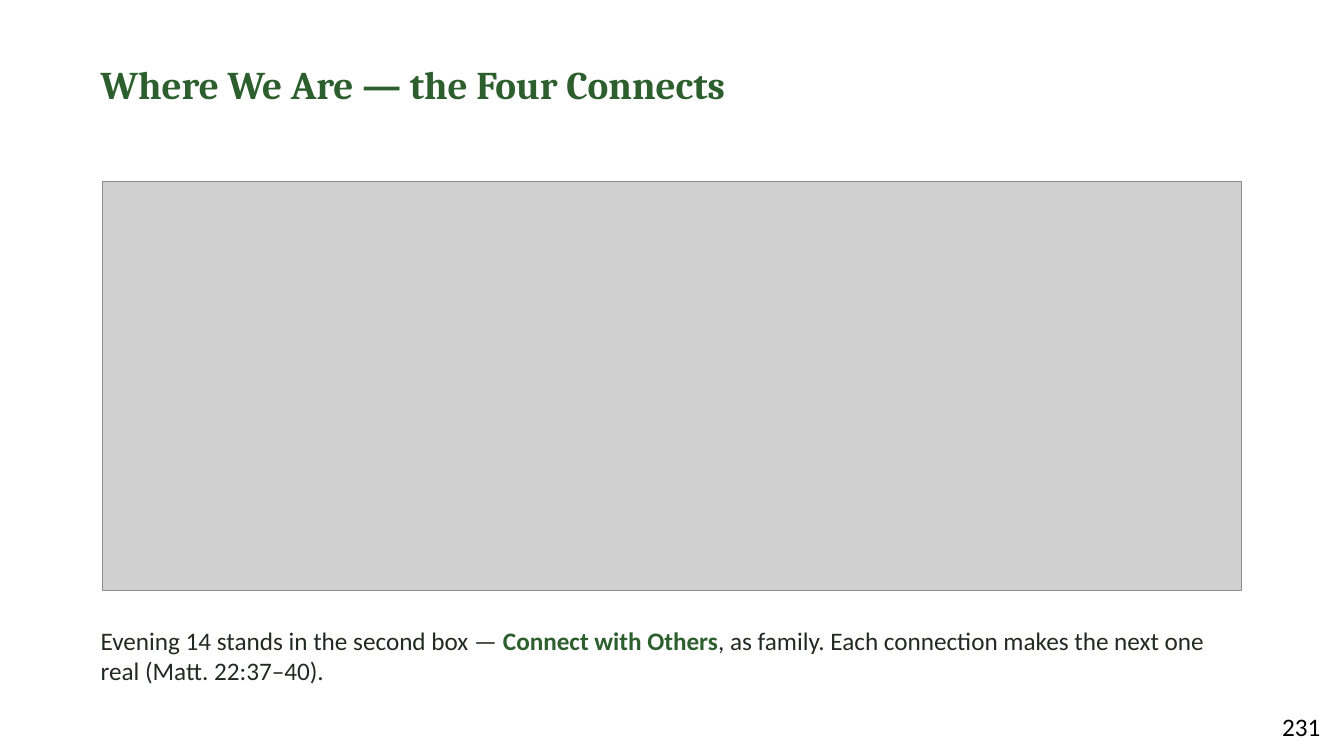
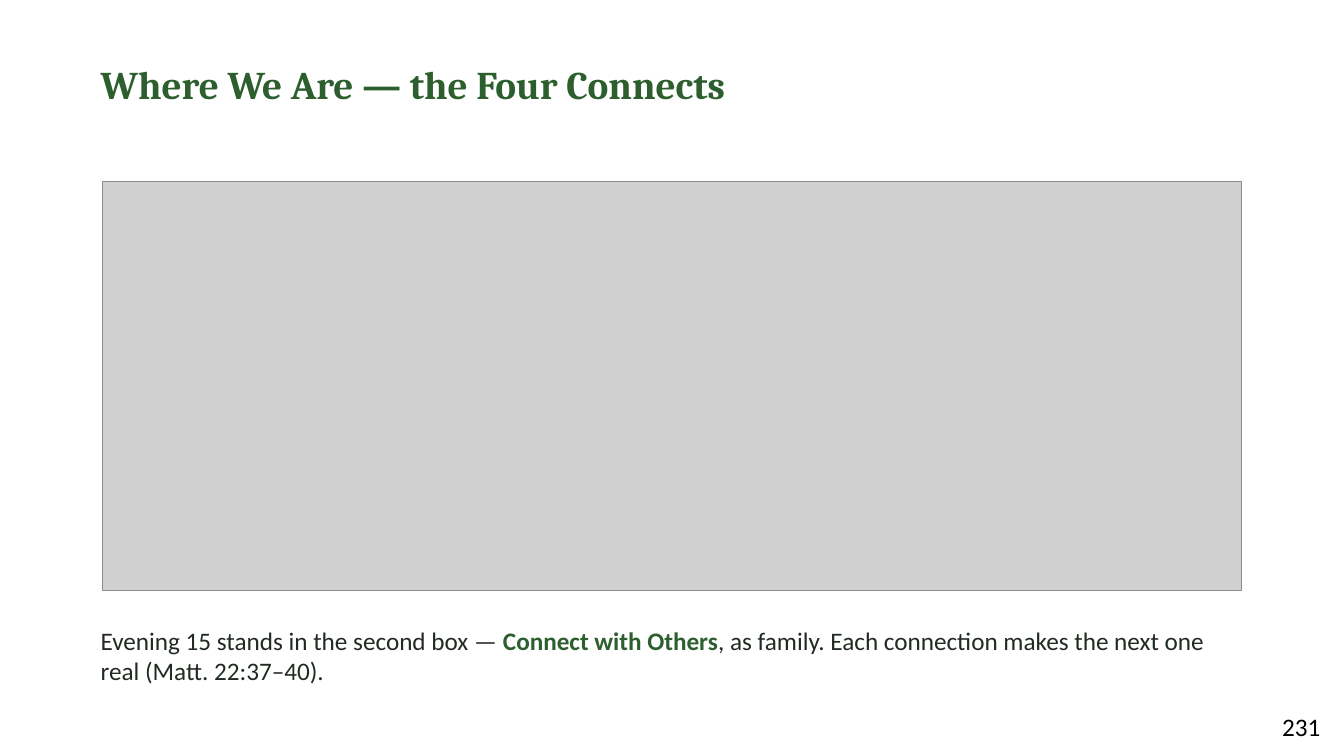
Before and after one commit to jgtittle-ministries/fellowship-of-the-heart-pilot-at-cca-dev, a slide deck: slide 3 of _implementation-notes/evening-series/FotH Evening Session 16 Slides DRAFT v1.pptx. Drawn at 1344x756 pixels with LibreOffice and Linux fonts; fonts in the diff are those of the drawing; grey boxes stand for pictures. Boxes give left, top, right and bottom in pixels: in the first picture for what was removed or moved away, otherwise in the second. Text is boxed around its words. In the diff, an @@ line names an element or a change of style, - is before the commit and + after.

```diff
--- a/_implementation-notes/evening-series/FotH Evening Session 16 Slides DRAFT v1.pptx
+++ b/_implementation-notes/evening-series/FotH Evening Session 16 Slides DRAFT v1.pptx
@@ text at [101,632,1204,684]: text changed @@
-Evening 14 stands in the second box — Connect with Others, as family. Each connection makes the next one real (Matt. 22:37–40).
+Evening 15 stands in the second box — Connect with Others, as family. Each connection makes the next one real (Matt. 22:37–40).
```
Also in this commit, not shown: 2 other slides changed, 57 other files.
